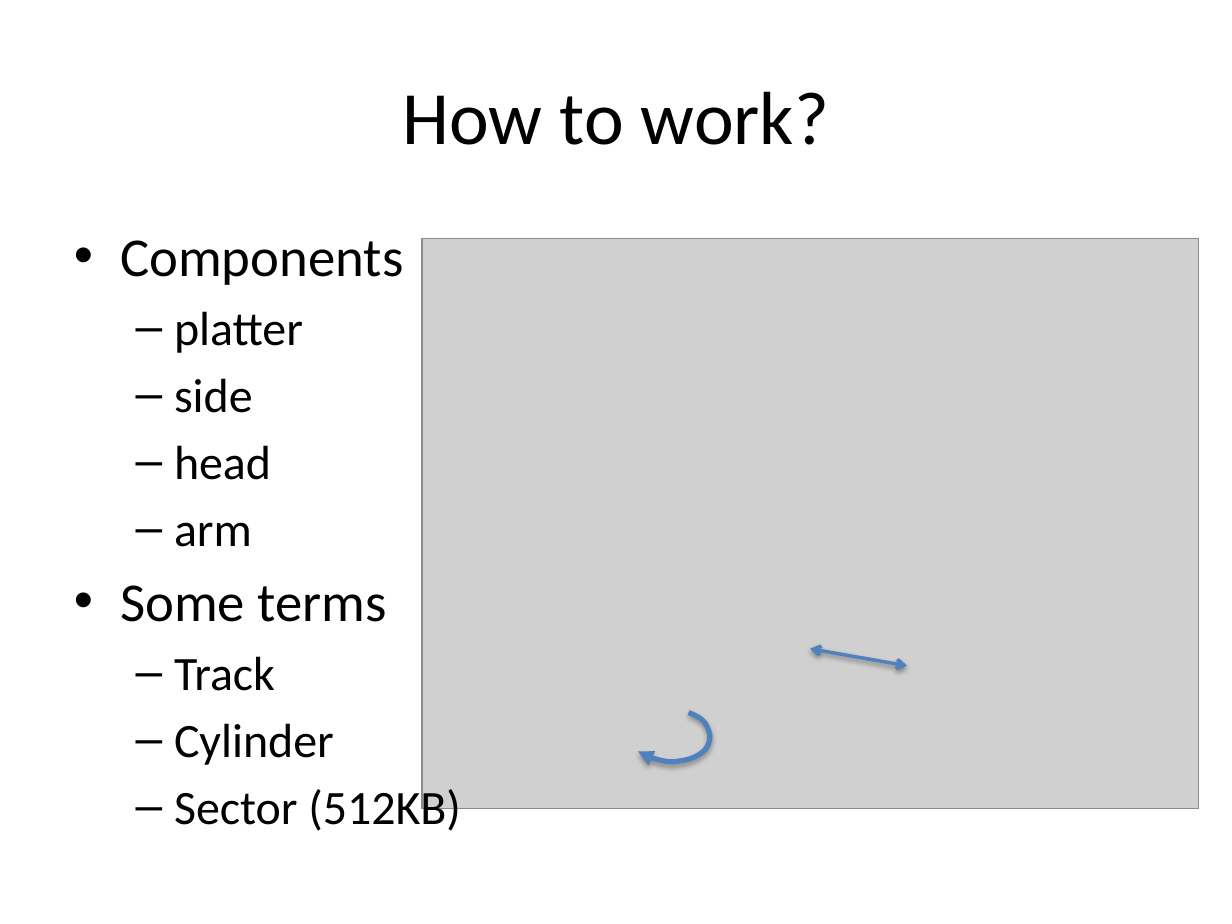
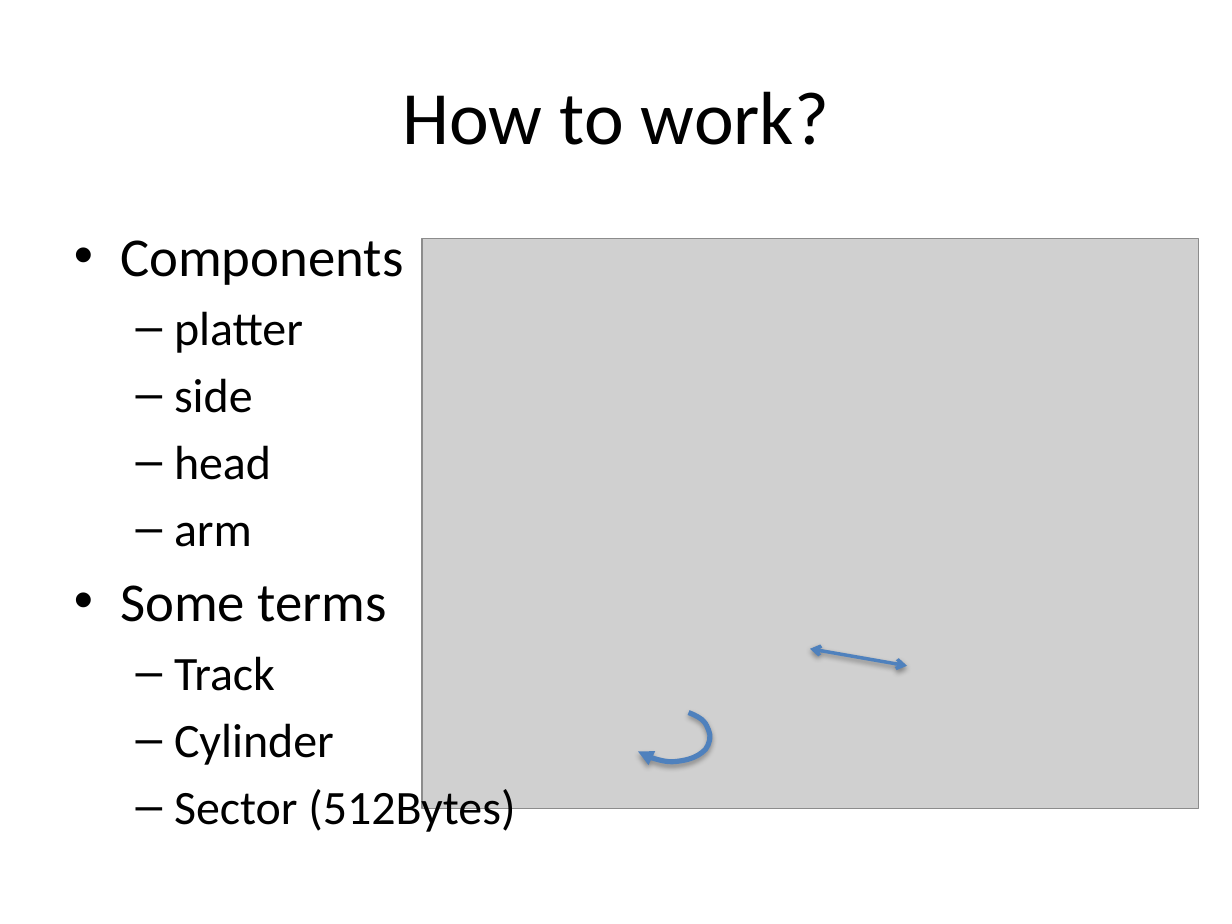
Before and after one commit to guhanjie/Knowledge-sharing, a slide deck: slide 31 of 数据存取模型.pptx (slide 30 before the commit). Drawn at 1232x924 pixels with LibreOffice and Linux fonts; fonts in the diff are those of the drawing; grey boxes stand for pictures. Boxes give left, top, right and bottom in pixels: in the first picture for what was removed or moved away, otherwise in the second. Text is boxed around its words. In the diff, an @@ line names an element or a change of style, - is before the commit and + after.

```diff
--- a/数据存取模型.pptx
+++ b/数据存取模型.pptx
@@ text at (174, 784, 515, 832): text changed @@
-  – Sector (512KB)
+  – Sector (512Bytes)
```
Also in this commit, not shown: 7 other slides changed, 5 slides added.
